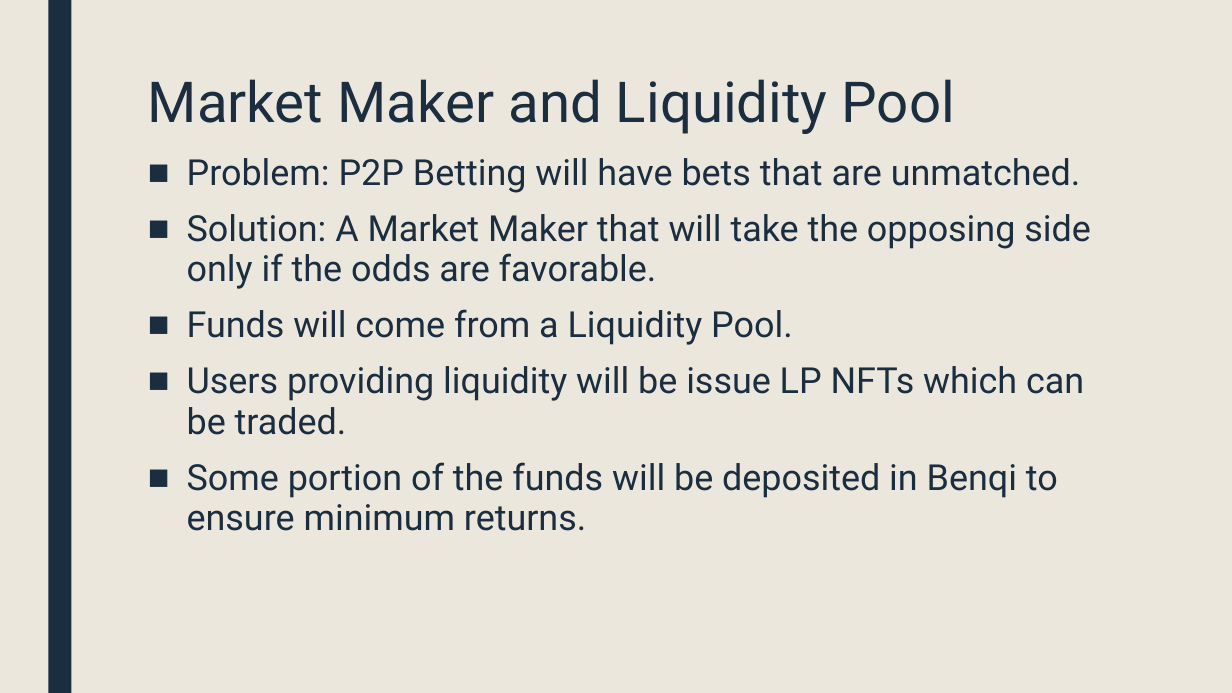
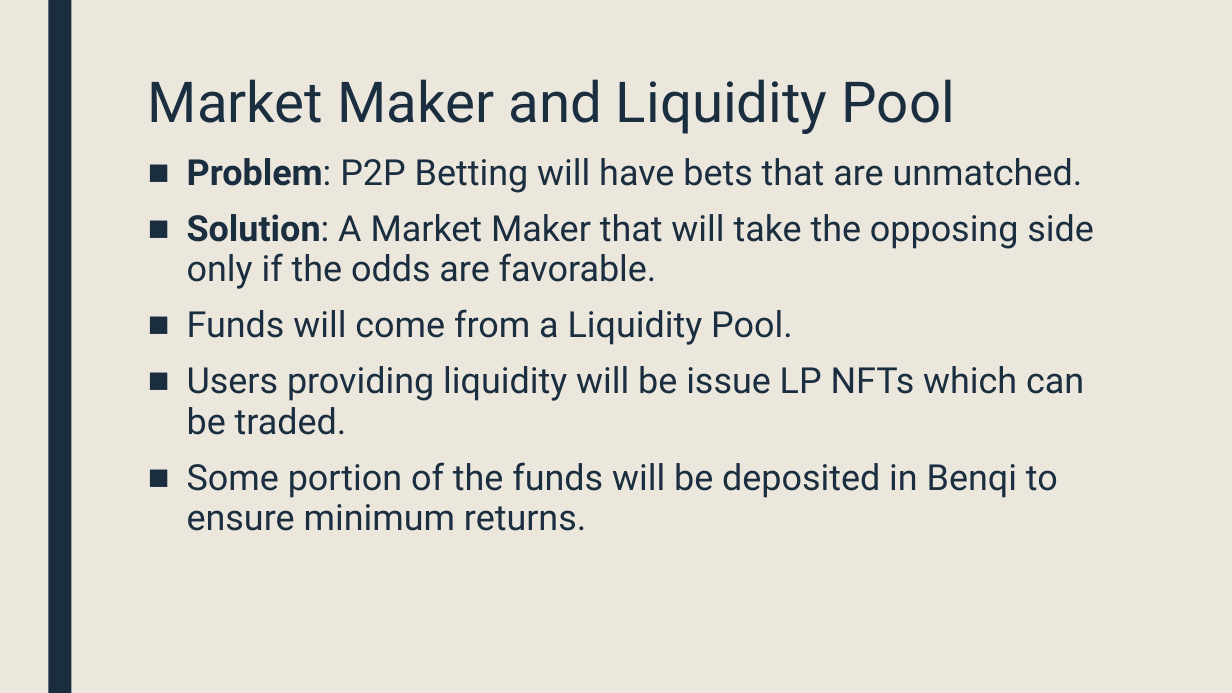
Before and after one commit to Baraa42/footy-oracle, a slide deck: slide 20 of FootyOracle-MoralisAvax.pptx. Drawn at 1232x693 pixels with LibreOffice and Linux fonts; fonts in the diff are those of the drawing. Boxes give left, top, right and bottom in pixels: in the first picture for what was removed or moved away, otherwise in the second. Text is boxed around its words. In the diff, an @@ line names an element or a change of style, - is before the commit and + after.

```diff
--- a/FootyOracle-MoralisAvax.pptx
+++ b/FootyOracle-MoralisAvax.pptx
@@ text at (x1=187, y1=158, x2=1094, y2=289): bold on in "Problem:", "Solution:" @@
```
Also in this commit, not shown: 12 other slides changed.
